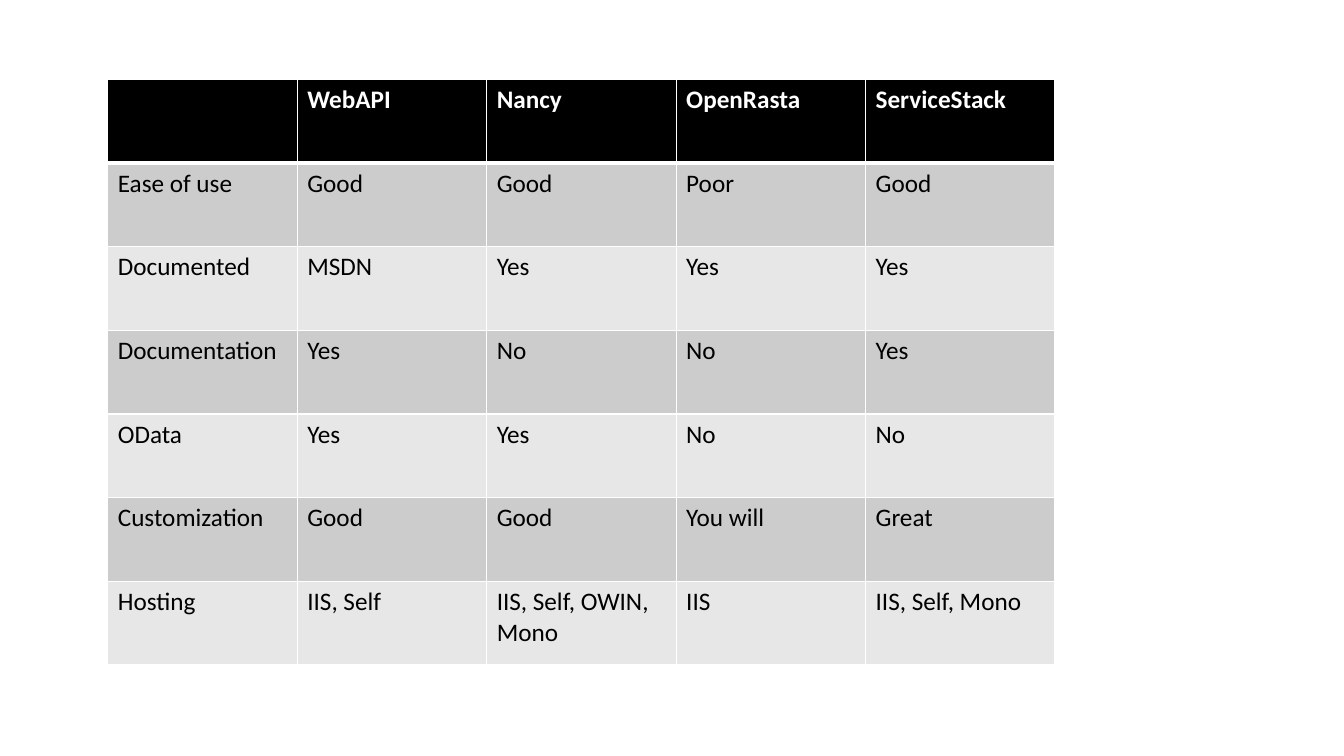
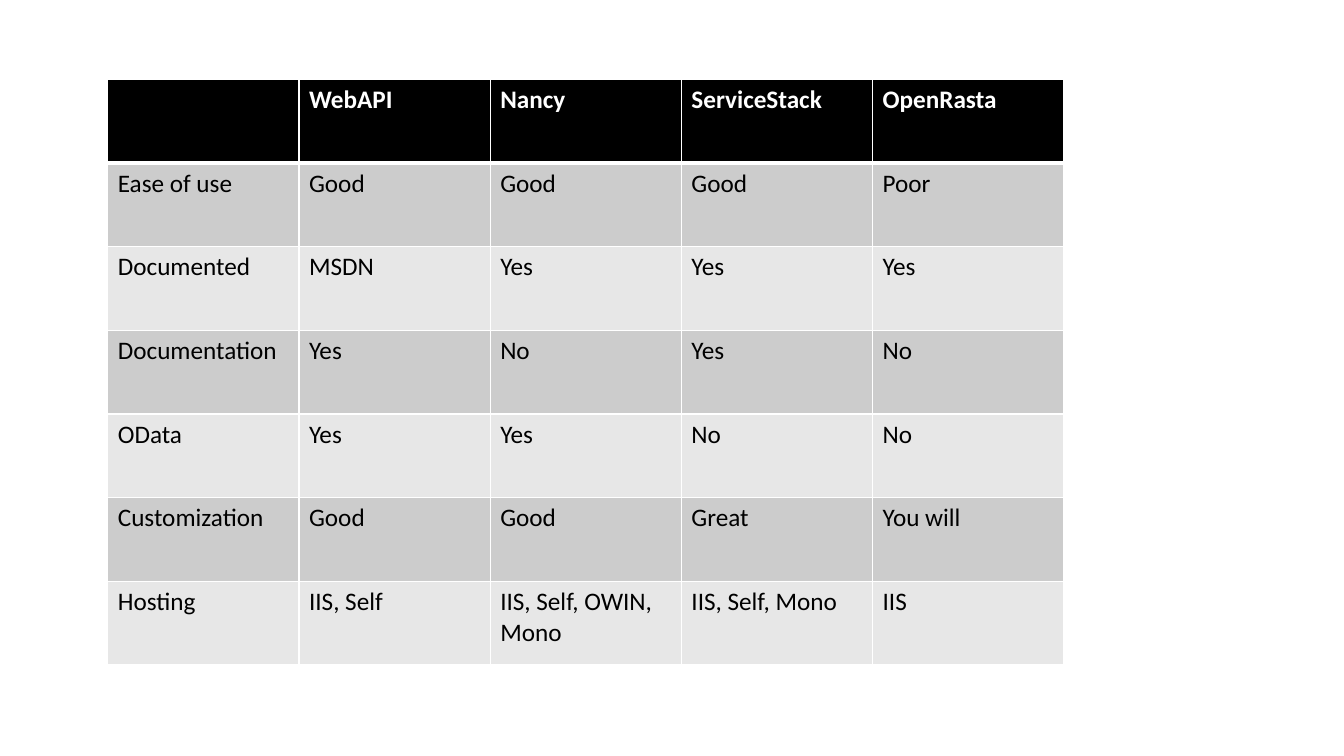
Before and after one commit to ifranto/APIDemo, a slide deck: slide 29 of Presentation/So you want an API.pptx. Drawn at 1344x756 pixels with LibreOffice and Linux fonts; fonts in the diff are those of the drawing. Boxes give left, top, right and bottom in pixels: in the first picture for what was removed or moved away, otherwise in the second. Text is boxed around its words. In the diff, an @@ line names an element or a change of style, - is before the commit and + after.

```diff
--- a/Presentation/So you want an API.pptx
+++ b/Presentation/So you want an API.pptx
@@ table at (108,80,1066,665) @@
-row 1, column 4: OpenRasta
+row 1, column 4: ServiceStack
-row 1, column 5: ServiceStack
+row 1, column 5: OpenRasta
-row 2, column 4: Poor
+row 2, column 4: Good
-row 2, column 5: Good
+row 2, column 5: Poor
-row 4, column 4: No
+row 4, column 4: Yes
-row 4, column 5: Yes
+row 4, column 5: No
-row 6, column 4: You will
+row 6, column 4: Great
-row 6, column 5: Great
+row 6, column 5: You will
-row 7, column 4: IIS
+row 7, column 4: IIS, Self, Mono
-row 7, column 5: IIS, Self, Mono
+row 7, column 5: IIS
@@ table: place and size @@
-table at (108,80,1056,665)
+table at (108,80,1066,665)
```
Also in this commit, not shown: 2 other slides changed.
